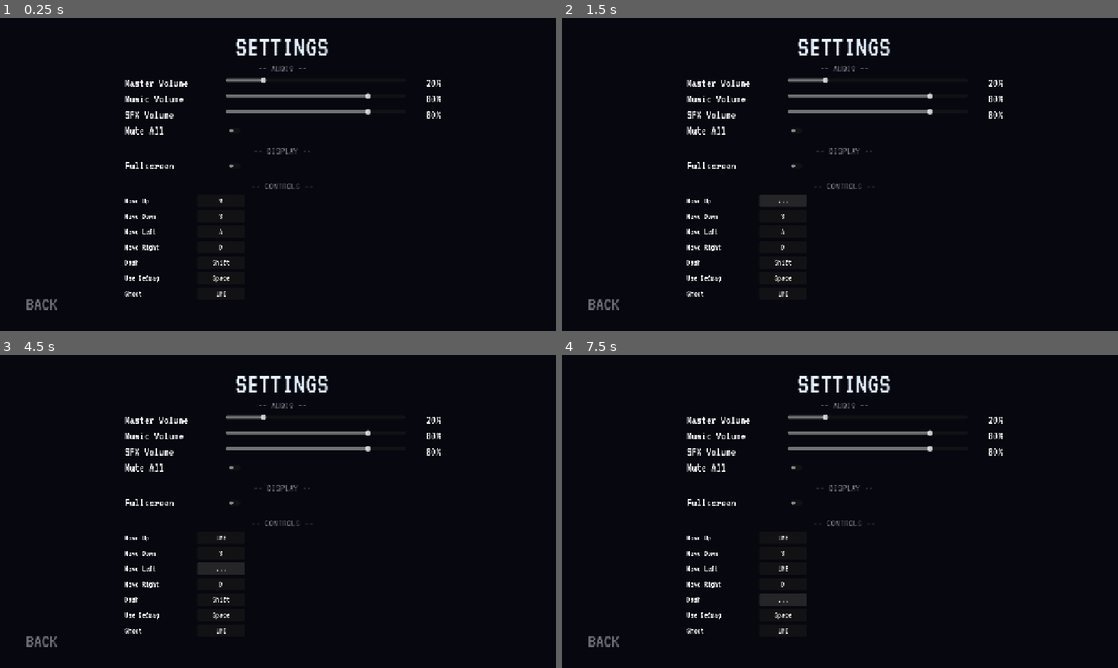
Above: before the commit, frames 1-4 (two rows, left to right).
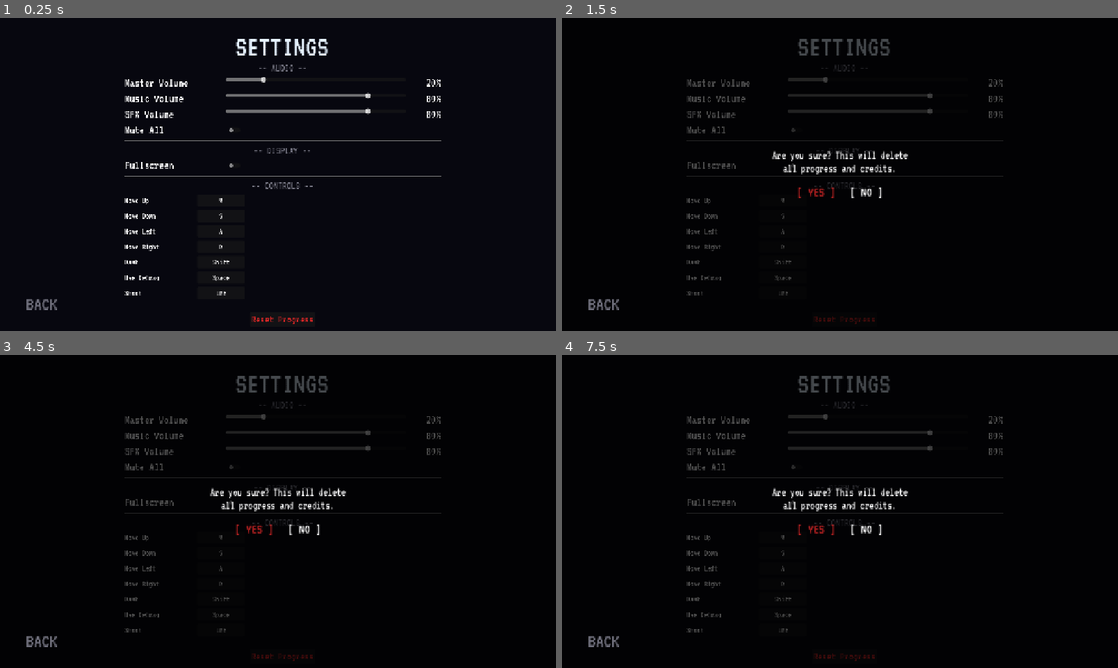
Above: after the commit, the same moments.

Repository: Gubari/ScreenRot
Game: Godot game, scene res://scenes/menus/settings.tscn
Two runs of this game, one before a commit and one after it. Both use one fixed random seed, a clock stepped at 60 frames per second and the inputs below. This scene is started directly instead of the project's main scene.
Inputs (mouse positions are in pixels of both pictures, inside the frame that each line leads up to):
- Up to frame 1 (0.25 s): no input
- Up to frame 2 (1.5 s): click (845, 318) at 0.5 s, where only the run after the commit has a clickable "Reset Progress"; click "W" at 1.25 s
- Up to frame 3 (4.5 s): click "..." (after the commit: "W") at 2 s; click "LMB" at 2.75 s; click "S" at 3.5 s; click "A" at 4.25 s
- Up to frame 4 (7.5 s): click "..." (after the commit: "A") at 5 s; click "LMB" at 5.75 s; click "D" at 6.5 s; click "Shift" at 7.25 s

The runs differ from the first frame. In frame 1, 1.3% of the frame differs, in the area x 22-80%, y 14-98%; in frame 2, 3.8%; in frame 3, 3.9%, in the area x 22-80%, y 6-98%; in frame 4, 3.8%.

Commit message:
Reset Progress

Diff:
--- a/scenes/menus/settings.tscn
+++ b/scenes/menus/settings.tscn
@@ -44,9 +44,9 @@
 anchor_right = 0.5
 anchor_bottom = 0.5
 offset_left = -353.0
-offset_top = -258.0
+offset_top = -259.0
 offset_right = 447.0
-offset_bottom = 362.0
+offset_bottom = 410.0
 grow_horizontal = 2
 grow_vertical = 2
 scale = Vector2(0.90962696, 0.90962696)
@@ -270,6 +270,81 @@
 layout_mode = 2
 theme_override_font_sizes/font_size = 22
 text = "LMB"
+
+[node name="ResetSpacer" type="Control" parent="ContentBox" unique_id=77341928]
+custom_minimum_size = Vector2(0, 16)
+layout_mode = 2
+
+[node name="ResetButton" type="Button" parent="ContentBox" unique_id=66182930]
+layout_mode = 2
+size_flags_horizontal = 4
+theme_override_colors/font_color = Color(0.85, 0.15, 0.15, 1)
+theme_override_font_sizes/font_size = 28
+text = "Reset Progress"
+
+[node name="ConfirmPopup" type="Control" parent="." unique_id=55039281]
+visible = false
+layout_mode = 1
+anchors_preset = 15
+anchor_right = 1.0
+anchor_bottom = 1.0
+grow_horizontal = 2
+grow_vertical = 2
+
+[node name="PopupBG" type="ColorRect" parent="ConfirmPopup" unique_id=44192837]
+layout_mode = 1
+anchors_preset = 15
+anchor_right = 1.0
+anchor_bottom = 1.0
+grow_horizontal = 2
+grow_vertical = 2
+color = Color(0, 0, 0, 0.7)
+
+[node name="PopupBox" type="VBoxContainer" parent="ConfirmPopup" unique_id=33081726]
+layout_mode = 1
+anchors_preset = 8
+anchor_left = 0.5
+anchor_top = 0.5
+anchor_right = 0.5
+anchor_bottom = 0.5
+offset_left = -200.0
+offset_top = -90.0
+offset_right = 200.0
+offset_bottom = 90.0
+grow_horizontal = 2
+grow_vertical = 2
+alignment = 1
+
+[node name="PopupLabel" type="Label" parent="ConfirmPopup/PopupBox" unique_id=22970615]
+layout_mode = 2
+theme_override_font_sizes/font_size = 26
+text = "Are you sure? This will delete
+all progress and credits."
+horizontal_alignment = 1
+
+[node name="PopupSpacer" type="Control" parent="ConfirmPopup/PopupBox" unique_id=11859504]
+custom_minimum_size = Vector2(0, 16)
+layout_mode = 2
+
+[node name="PopupButtons" type="HBoxContainer" parent="ConfirmPopup/PopupBox" unique_id=99748393]
+layout_mode = 2
+theme_override_constants/separation = 32
+alignment = 1
+
+[node name="ConfirmLabel" type="Label" parent="ConfirmPopup/PopupBox/PopupButtons" unique_id=88637282]
+layout_mode = 2
+mouse_filter = 1
+mouse_default_cursor_shape = 2
+theme_override_colors/font_color = Color(0.85, 0.15, 0.15, 1)
+theme_override_font_sizes/font_size = 32
+text = "[ YES ]"
+
+[node name="CancelLabel" type="Label" parent="ConfirmPopup/PopupBox/PopupButtons" unique_id=77526171]
+layout_mode = 2
+mouse_filter = 1
+mouse_default_cursor_shape = 2
+theme_override_font_sizes/font_size = 32
+text = "[ NO ]"
 
 [node name="BackLabel" type="Label" parent="." unique_id=1947958800]
 layout_mode = 1
--- a/scripts/managers/save_manager.gd
+++ b/scripts/managers/save_manager.gd
@@ -165,11 +165,11 @@
 		"purchased_upgrades": [],
 		"unlocked_characters": ["red_small"],
 		"selected_character": "red_small",
-		"master_volume": 1.0,
+		"master_volume": 0.2,
 		"music_volume": 0.8,
 		"sfx_volume": 0.8,
 		"muted": false,
-			"fullscreen": false,
+		"fullscreen": false,
 		"challenge_unlocked": false,
 	}
 	save_game()
--- a/scripts/menus/settings.gd
+++ b/scripts/menus/settings.gd
@@ -13,6 +13,10 @@
 @onready var mute_check: CheckButton = $ContentBox/MuteRow/MuteCheck
 @onready var fullscreen_check: CheckButton = $ContentBox/FullscreenRow/FullscreenCheck
 @onready var back_label: Label = $BackLabel
+@onready var reset_button: Button = $ContentBox/ResetButton
+@onready var confirm_popup: Control = $ConfirmPopup
+@onready var confirm_label: Label = $ConfirmPopup/PopupBox/PopupButtons/ConfirmLabel
+@onready var cancel_label: Label = $ConfirmPopup/PopupBox/PopupButtons/CancelLabel
 
 const BINDABLE_ACTIONS: Array = [
 	{"action": "move_up",    "button_path": "ContentBox/BindRow_move_up/BindButton_move_up"},
@@ -45,6 +49,14 @@
 		var btn := get_node(entry.button_path) as Button
 		btn.pressed.connect(_on_bind_button_pressed.bind(entry.action, btn))
 		_update_bind_button(entry.action, btn)
+
+	reset_button.pressed.connect(_on_reset_pressed)
+	confirm_label.mouse_filter = Control.MOUSE_FILTER_STOP
+	confirm_label.mouse_default_cursor_shape = Control.CURSOR_POINTING_HAND
+	confirm_label.gui_input.connect(_on_confirm_input)
+	cancel_label.mouse_filter = Control.MOUSE_FILTER_STOP
+	cancel_label.mouse_default_cursor_shape = Control.CURSOR_POINTING_HAND
+	cancel_label.gui_input.connect(_on_cancel_input)
 
 	back_label.mouse_filter = Control.MOUSE_FILTER_STOP
 	back_label.mouse_default_cursor_shape = Control.CURSOR_POINTING_HAND
@@ -151,3 +163,18 @@
 		MOUSE_BUTTON_RIGHT:  return "RMB"
 		MOUSE_BUTTON_MIDDLE: return "MMB"
 		_: return "Mouse " + str(index)
+
+func _on_reset_pressed() -> void:
+	confirm_popup.visible = true
+
+func _on_confirm_input(event: InputEvent) -> void:
+	if event is InputEventMouseButton and event.pressed and event.button_index == MOUSE_BUTTON_LEFT:
+		get_viewport().set_input_as_handled()
+		confirm_popup.visible = false
+		SaveManager.reset_save()
+		SceneTransition.change_scene("res://scenes/menus/main_menu.tscn")
+
+func _on_cancel_input(event: InputEvent) -> void:
+	if event is InputEventMouseButton and event.pressed and event.button_index == MOUSE_BUTTON_LEFT:
+		get_viewport().set_input_as_handled()
+		confirm_popup.visible = false
